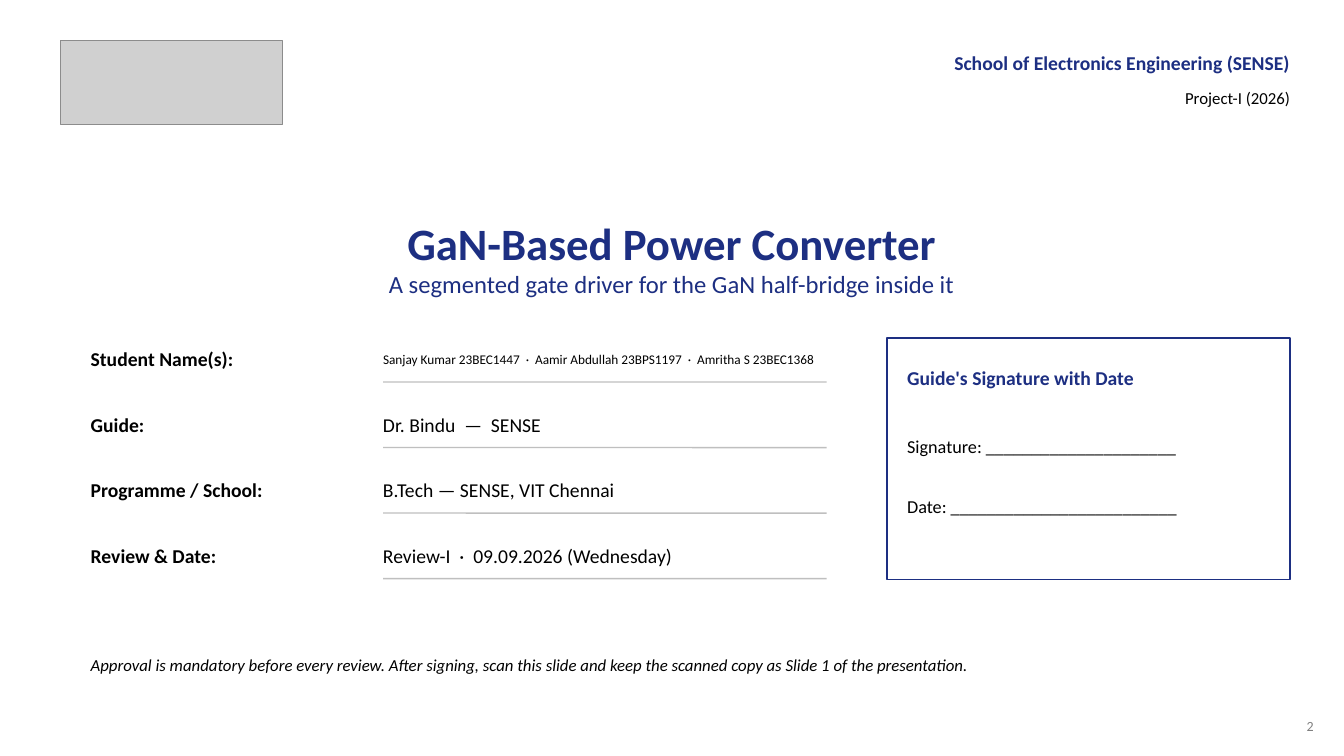
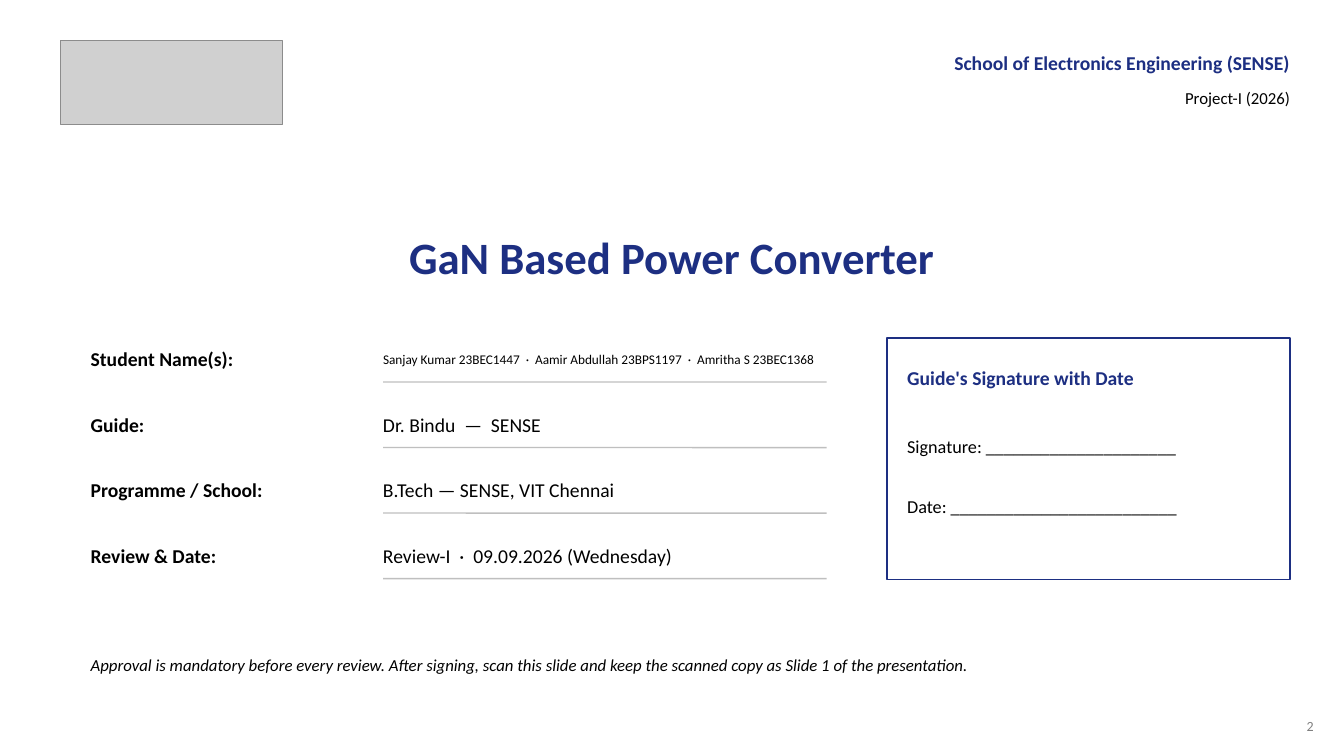
Before and after one commit to Amritha902/gan-driver, a slide deck: slide 2 of review/Review1_GaN_Segmented_Gate_Driver.pptx. Drawn at 1344x756 pixels with LibreOffice and Linux fonts; fonts in the diff are those of the drawing; grey boxes stand for pictures. Boxes give left, top, right and bottom in pixels: in the first picture for what was removed or moved away, otherwise in the second. Text is boxed around its words. In the diff, an @@ line names an element or a change of style, - is before the commit and + after.

```diff
--- a/review/Review1_GaN_Segmented_Gate_Driver.pptx
+++ b/review/Review1_GaN_Segmented_Gate_Driver.pptx
@@ text at [409,242,934,275]: text changed; size 17.6 to 32 pt; bold on @@
-GaN-Based Power Converter
-A segmented gate driver for the GaN half-bridge inside it
+GaN Based Power Converter
```
Also in this commit, not shown: 10 other slides changed, 1 slide added, 1 slide removed, 15 other files.
